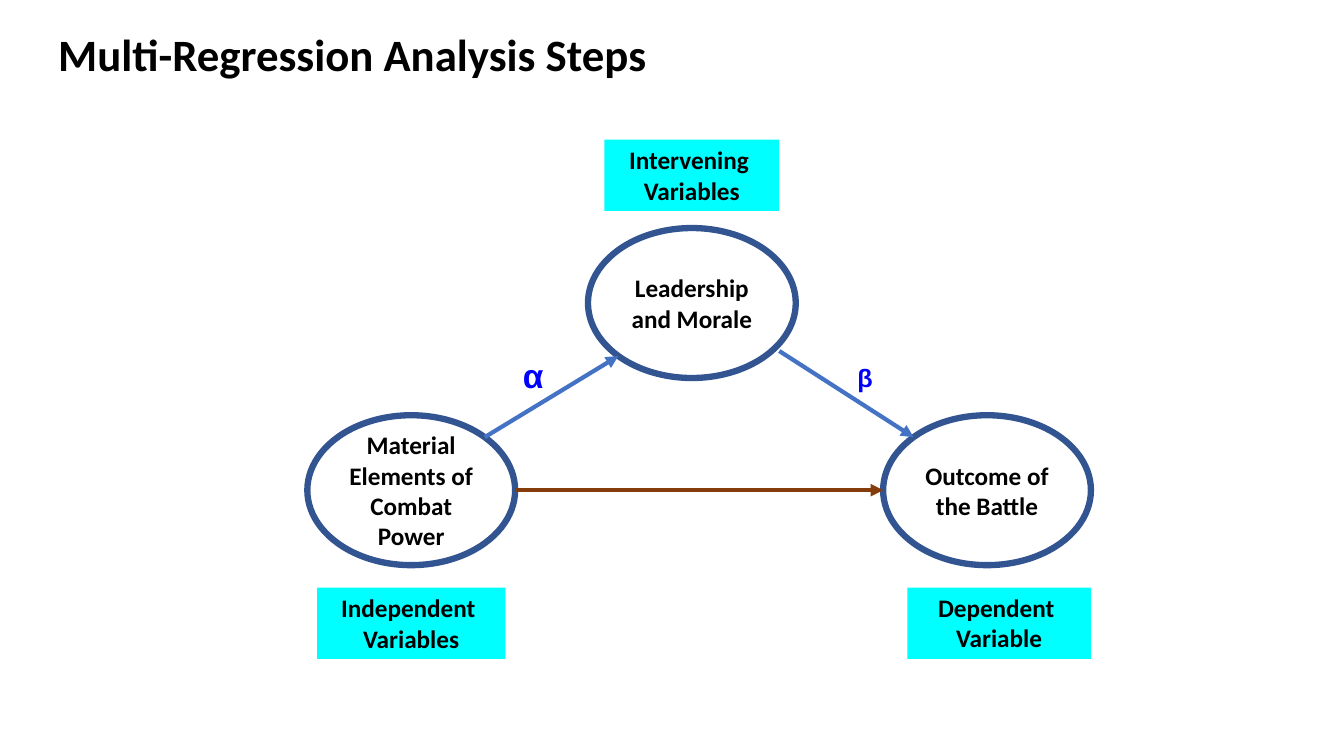
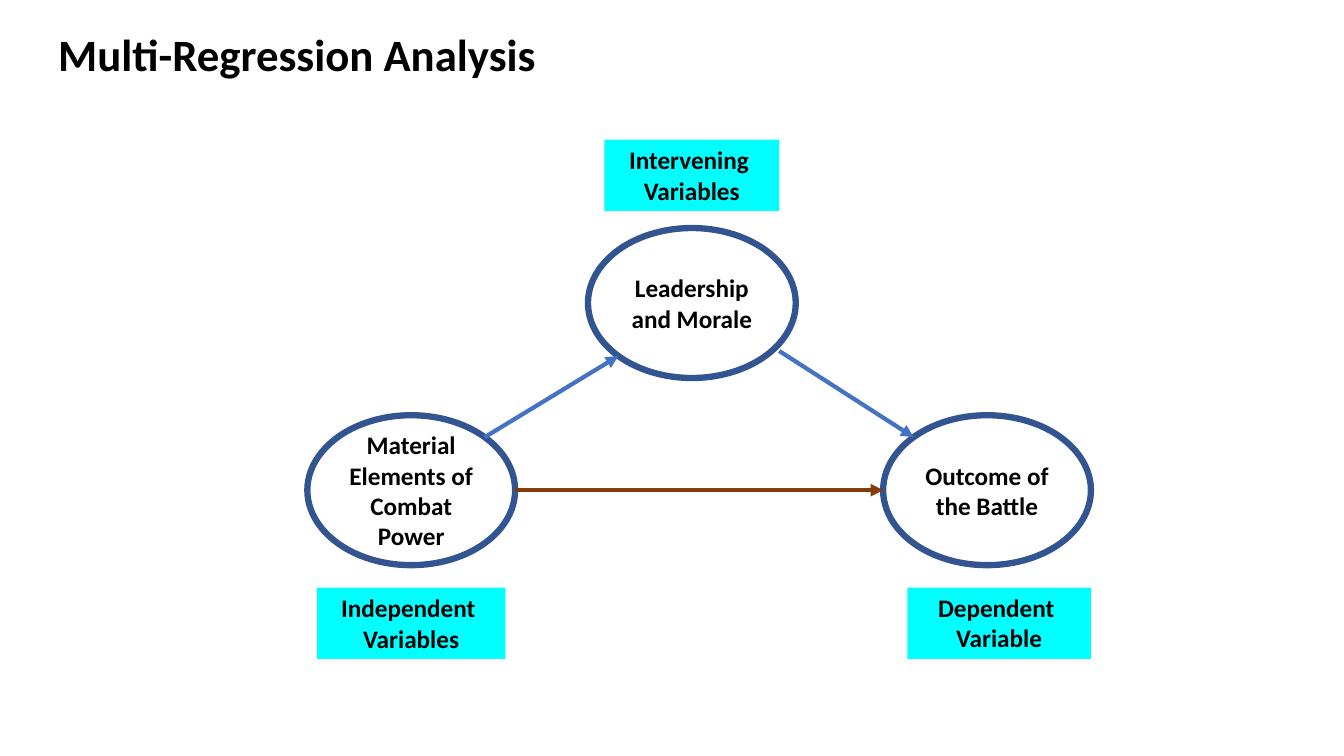
Before and after one commit to GurkanGitHub/PhD, a slide deck: slide 8 of PhD Discussion.pptx (slide 6 before the commit). Drawn at 1344x756 pixels with LibreOffice and Linux fonts; fonts in the diff are those of the drawing. Boxes give left, top, right and bottom in pixels: in the first picture for what was removed or moved away, otherwise in the second. Text is boxed around its words. In the diff, an @@ line names an element or a change of style, - is before the commit and + after.

```diff
--- a/PhD Discussion.pptx
+++ b/PhD Discussion.pptx
@@ title at bbox=[58, 39, 536, 79]: text changed @@
-Multi-Regression Analysis Steps
+Multi-Regression Analysis
@@ text removed at bbox=[523, 370, 544, 389] @@
-α
@@ text removed at bbox=[857, 369, 872, 392] @@
-β
```
Also in this commit, not shown: 6 other slides changed, 2 slides added, 1 other file.
